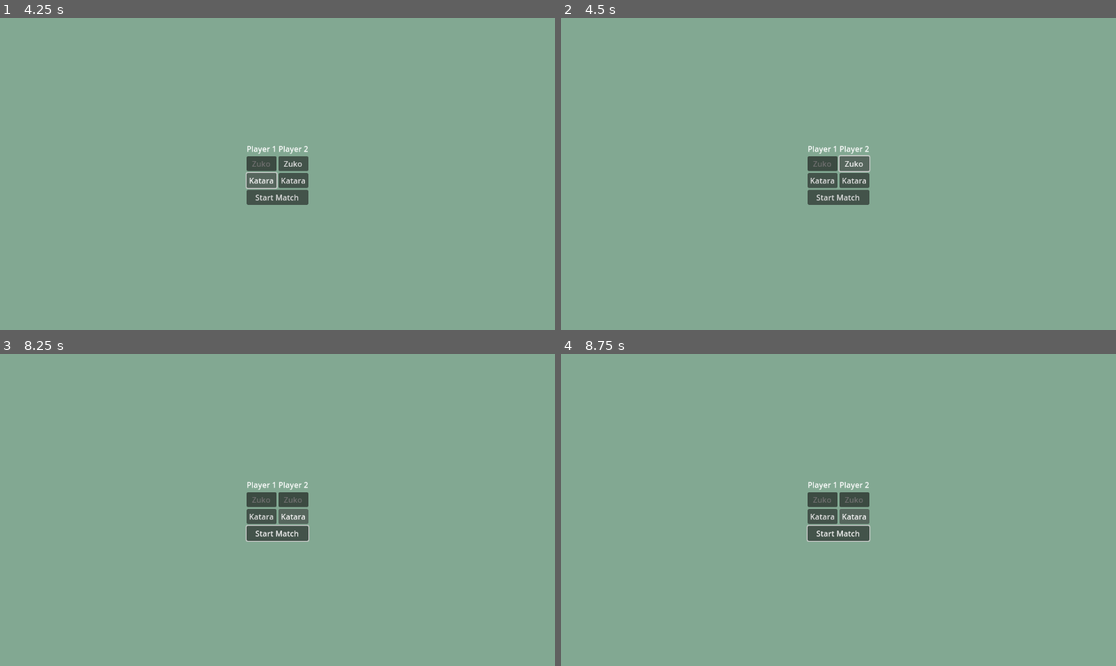
Above: before the commit, frames 1-4 (two rows, left to right).
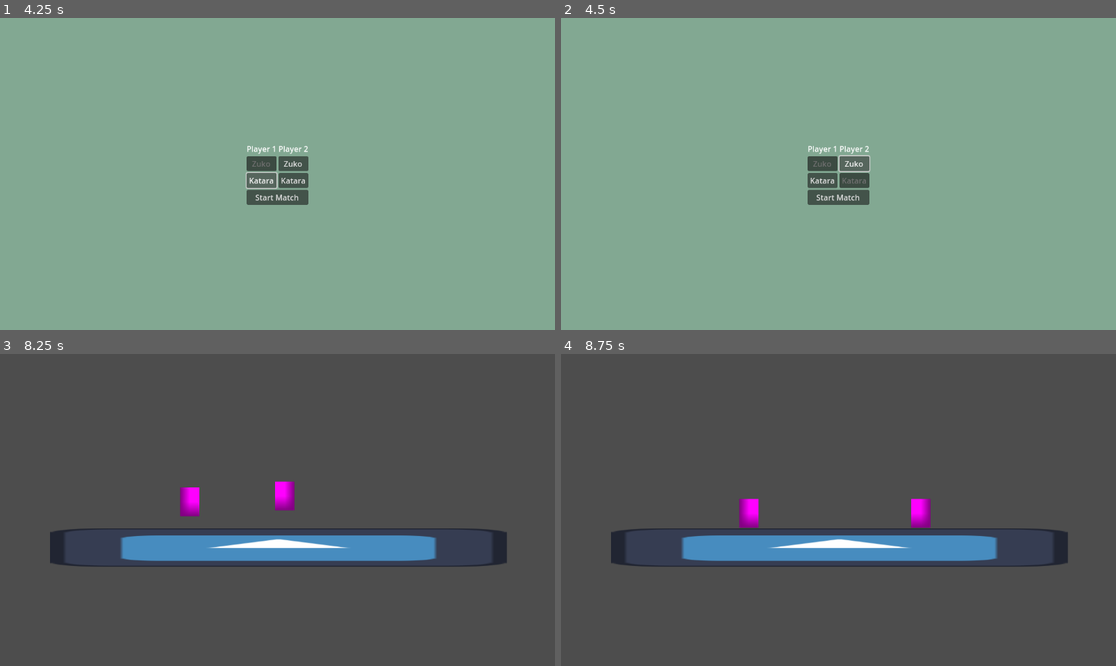
Above: after the commit, the same moments.

Repository: jneisen/avatargame
Game: Godot game, scene res://Scenes/main.tscn
The game is run twice, just before and just after one commit, with the same random seed, the same clock (stepped at 60 frames per second) and the same inputs. The engine's default icon, where the game draws it, is replaced by a stand-in: a white triangle on a blue panel in a dark square.
Inputs:
- Up to frame 1 (4.25 s): click "Play" at 0.5 s; click "Start Match" at 1.25 s; click "Start Match" at 2 s; click "Zuko" at 2.75 s; click "Katara" at 3.5 s
- Up to frame 2 (4.5 s): click "Zuko" at 4.25 s
- Up to frame 3 (8.25 s): click "Katara" at 5 s; tap Enter at 5.75, 7.25 s; hold Space (Attack) 5.78-6.53 s; hold D (Right) 5.78-7.28 s; tap W (Jump) at 6.02, 6.77 s; tap , (Attack2) at 6.6 s; hold A (Left) 7.28-8.03 s; hold Down (Down2) 7.28-8.03 s; tap Space (Attack) at 8 s; hold D (Right) from 8.03 s (still down); tap Left (Left2) at 8.1 s
- Up to frame 4 (8.75 s): keep holding D (Right); tap W (Jump) at 8.27 s

Frame 1 is identical in both runs. In frame 2, less than 0.1% of the frame differs, in the area x 50-55%, y 51-54%; in frame 3, 99%, in the area x 0-100%, y 0-100%; in frame 4, 99%.
Error before the commit: Invalid assignment of property or key 'modulate' with value of type 'Color' on a base object of type 'null instance'. (res://Scripts/charachter_options.gd:42)

Commit message:
linked main menu to stage

Diff:
--- a/Scenes/charachter options.tscn
+++ b/Scenes/charachter options.tscn
@@ -1,6 +1,6 @@
 [gd_scene load_steps=2 format=3 uid="uid://bt8vfarx3qtn7"]
 
-[ext_resource type="Script" uid="uid://cs7gtscdsd25d" path="res://Scripts/charachter_options.gd" id="1_tsffj"]
+[ext_resource type="Script" uid="uid://cs7gtscdsd25d" path="res://Scripts/character_options.gd" id="1_tsffj"]
 
 [node name="Control" type="Control"]
 layout_mode = 3
--- a/Scenes/test.tscn
+++ b/Scenes/stage.tscn
@@ -1,20 +1,22 @@
-[gd_scene load_steps=4 format=3 uid="uid://bxqicvt6us5nc"]
+[gd_scene load_steps=5 format=3 uid="uid://bxqicvt6us5nc"]
 
 [ext_resource type="PackedScene" uid="uid://dwjftpe5w5f7j" path="res://Scenes/character.tscn" id="1_6r33q"]
+[ext_resource type="Script" uid="uid://c6ba2ufl303fm" path="res://Scripts/stage.gd" id="1_70rqm"]
 [ext_resource type="Texture2D" uid="uid://duvfrrbkhcwo4" path="res://Sprites/icon.svg" id="2_xutui"]
 
 [sub_resource type="RectangleShape2D" id="RectangleShape2D_olf04"]
 size = Vector2(941, 78)
 
 [node name="Test" type="Node2D"]
+script = ExtResource("1_70rqm")
 
-[node name="CharacterBody2D" parent="." instance=ExtResource("1_6r33q")]
+[node name="Player1" parent="." instance=ExtResource("1_6r33q")]
 position = Vector2(4, -41)
 scale = Vector2(2, 2)
 
 [node name="Camera2D" type="Camera2D" parent="."]
 
-[node name="CharacterBody2D2" parent="." instance=ExtResource("1_6r33q")]
+[node name="Player2" parent="." instance=ExtResource("1_6r33q")]
 position = Vector2(-177, -29)
 scale = Vector2(2, 2)
 player1 = false
--- a/Scripts/charachter_options.gd
+++ b/Scripts/character_options.gd
@@ -27,7 +27,13 @@
 	if player_1_selection == "" or player_2_selection == "":
 		$warn_user.show()
 	else:
-		pass
+		var level = get_tree().root.get_node("Control")
+		var myRoot = get_tree().root
+		myRoot.remove_child(level)
+		level.call_deferred("free")
+		var switch = load("res://Scenes/stage.tscn").instantiate()
+		switch.setPlayerCharacters(player_1_selection, player_2_selection)
+		myRoot.add_child(switch)
 
 func _update_button_states(player):
 	if player==1:
@@ -39,8 +45,8 @@
 			$VBoxContainer/HBoxContainer/VBoxContainer/pick_zuko_1.modulate = Color(0.5, 0.5, 0.5)
 	else:
 		if player_2_selection == "zuko":
-			$VBoxContainer/HBoxContainer/VBoxContainer/pick_zuko_2.modulate = Color(1, 1, 1)
-			$VBoxContainer/HBoxContainer/VBoxContainer/pick_katara_2.modulate = Color(0.5, 0.5, 0.5)
+			$VBoxContainer/HBoxContainer/VBoxContainer2/pick_zuko_2.modulate = Color(1, 1, 1)
+			$VBoxContainer/HBoxContainer/VBoxContainer2/pick_katara_2.modulate = Color(0.5, 0.5, 0.5)
 		else:
 			$VBoxContainer/HBoxContainer/VBoxContainer2/pick_katara_2.modulate = Color(1, 1, 1)
 			$VBoxContainer/HBoxContainer/VBoxContainer2/pick_zuko_2.modulate = Color(0.5, 0.5, 0.5)
--- /dev/null
+++ b/Scripts/stage.gd
@@ -0,0 +1,5 @@
+extends Node2D
+
+func setPlayerCharacters(player1, player2):
+	$Player1.setCharacter(player1)
+	$Player2.setCharacter(player2)
Renamed: Scripts/charachter_options.gd.uid -> Scripts/character_options.gd.uid
Not shown, added: Scripts/stage.gd.uid
